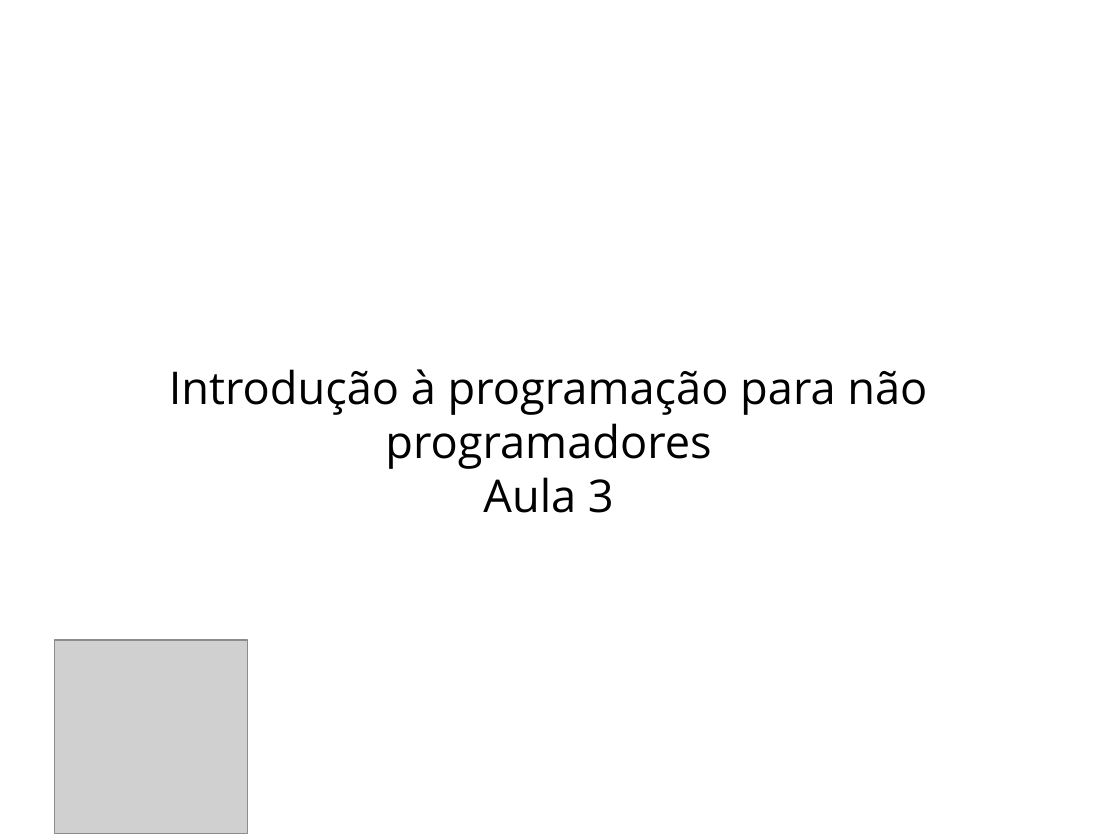
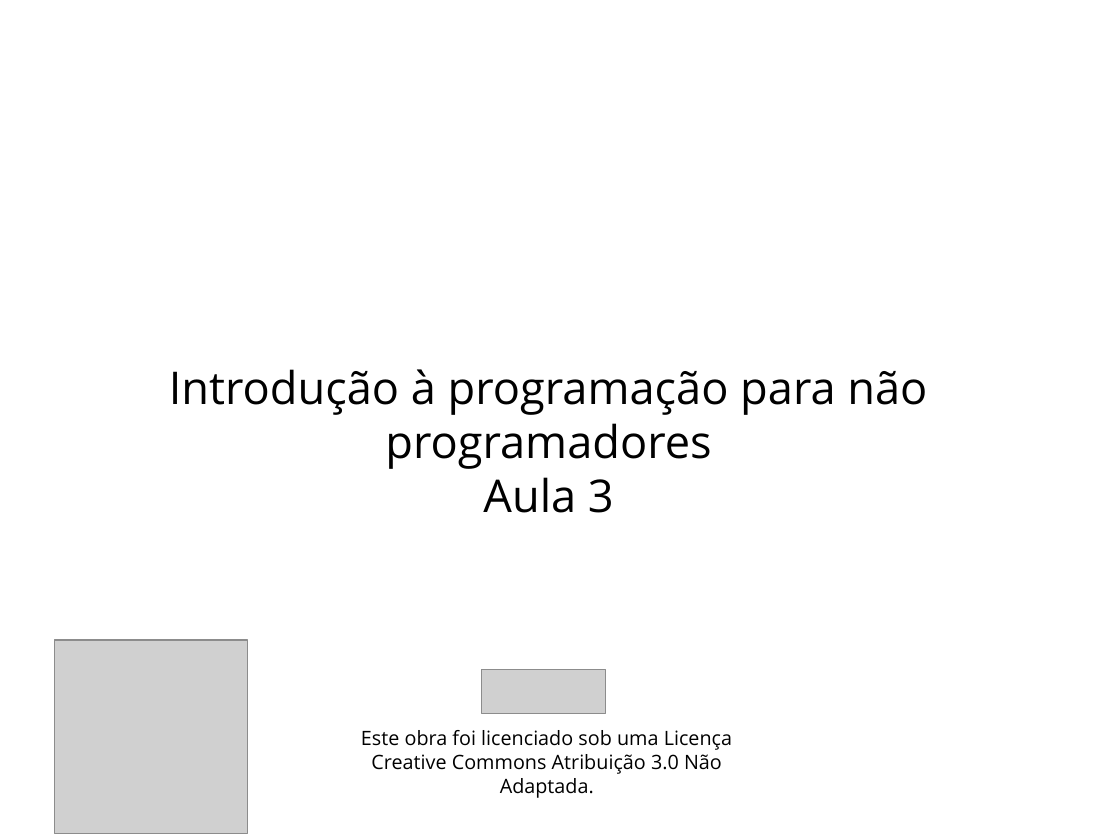
Before and after one commit to scieloorg/cursos, a slide deck: slide 1 of ippnp/scielo-ippnp-aula3.odp. Drawn at 1120x840 pixels with LibreOffice and Linux fonts; fonts in the diff are those of the drawing; grey boxes stand for pictures. Boxes give left, top, right and bottom in pixels: in the first picture for what was removed or moved away, otherwise in the second. Text is boxed around its words. In the diff, an @@ line names an element or a change of style, - is before the commit and + after.

Commit message:
Adicionada licença creative commons BY nos slides

```diff
--- a/ippnp/scielo-ippnp-aula3.odp
+++ b/ippnp/scielo-ippnp-aula3.odp
@@ picture added at [482,670,606,713] @@
@@ text added at [361,730,732,798], 14 pt, text #000000 @@
+Este obra foi licenciado sob uma Licença Creative Commons Atribuição 3.0 Não Adaptada.
```
Also in this commit, not shown: 5 other files.
